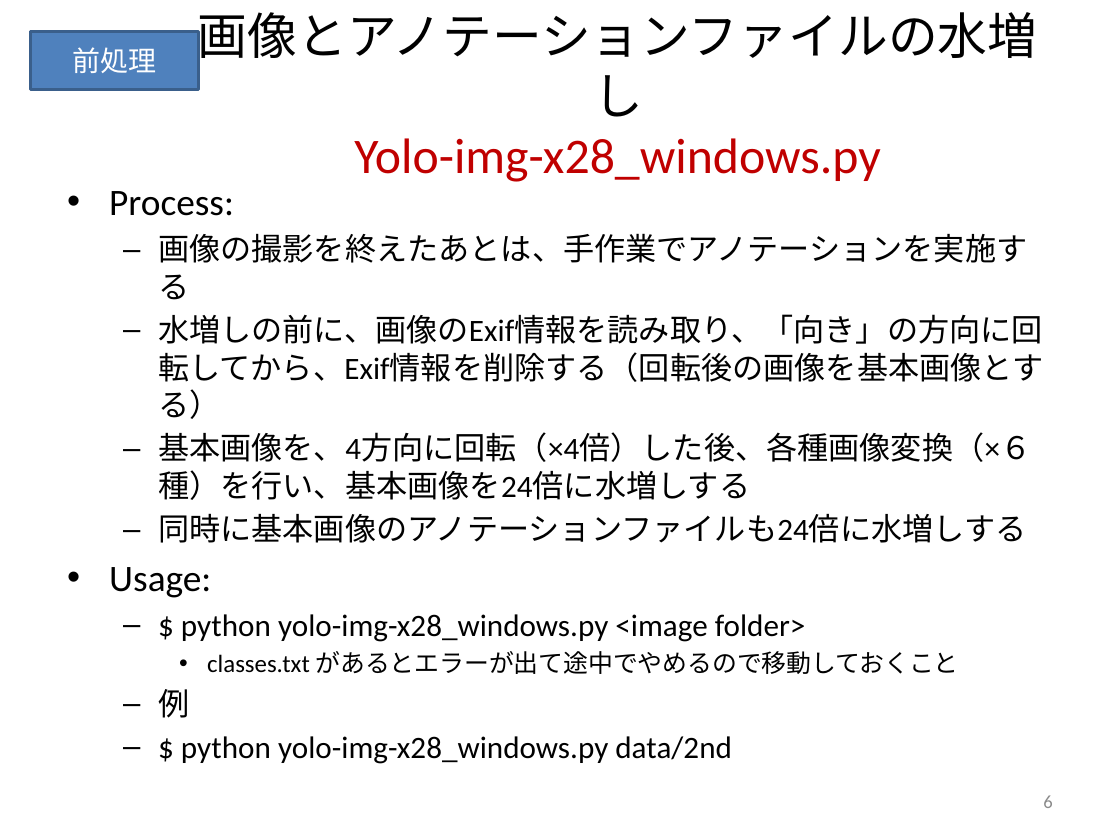
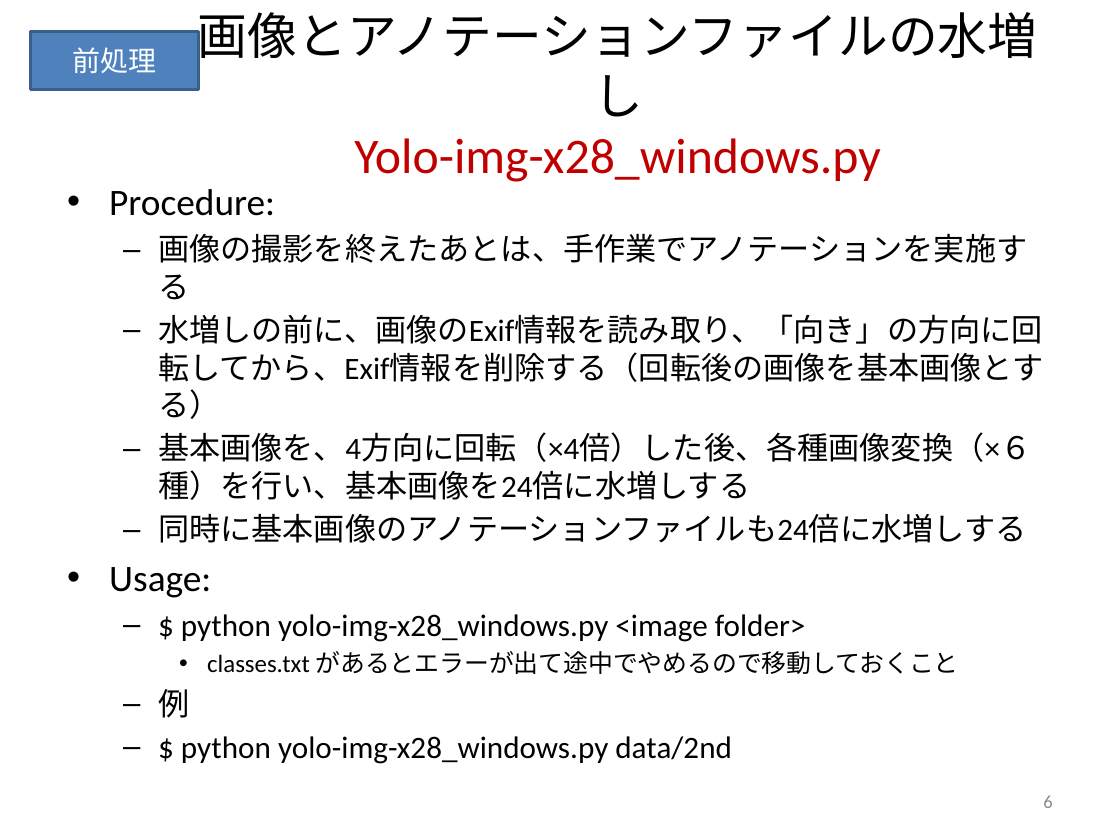
Before and after one commit to keides2/android-yolo-v2, a slide deck: slide 6 of docs/[PPTX] ごみ分別人工知能スマホアプリ作成手順.pptx. Drawn at 1120x840 pixels with LibreOffice and Linux fonts; fonts in the diff are those of the drawing. Boxes give left, top, right and bottom in pixels: in the first picture for what was removed or moved away, otherwise in the second. Text is boxed around its words. In the diff, an @@ line names an element or a change of style, - is before the commit and + after.

```diff
--- a/docs/[PPTX] ごみ分別人工知能スマホアプリ作成手順.pptx
+++ b/docs/[PPTX] ごみ分別人工知能スマホアプリ作成手順.pptx
@@ text at <box>109,189,275,216</box>: text changed @@
-• Process:
+• Procedure:
```
Also in this commit, not shown: 7 other slides changed, 3 other files.
